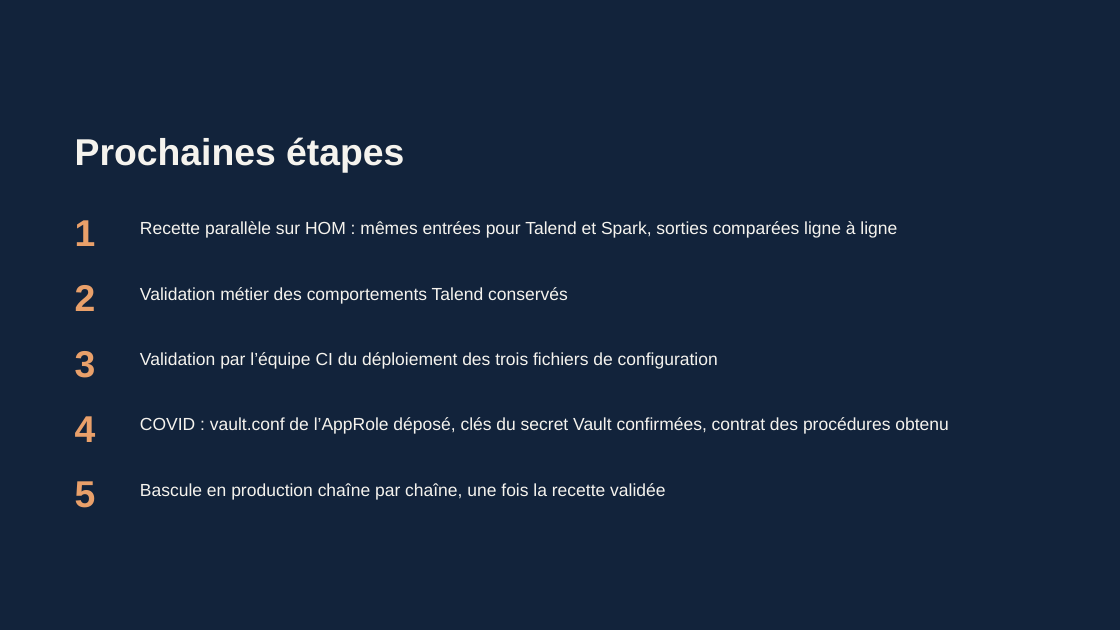
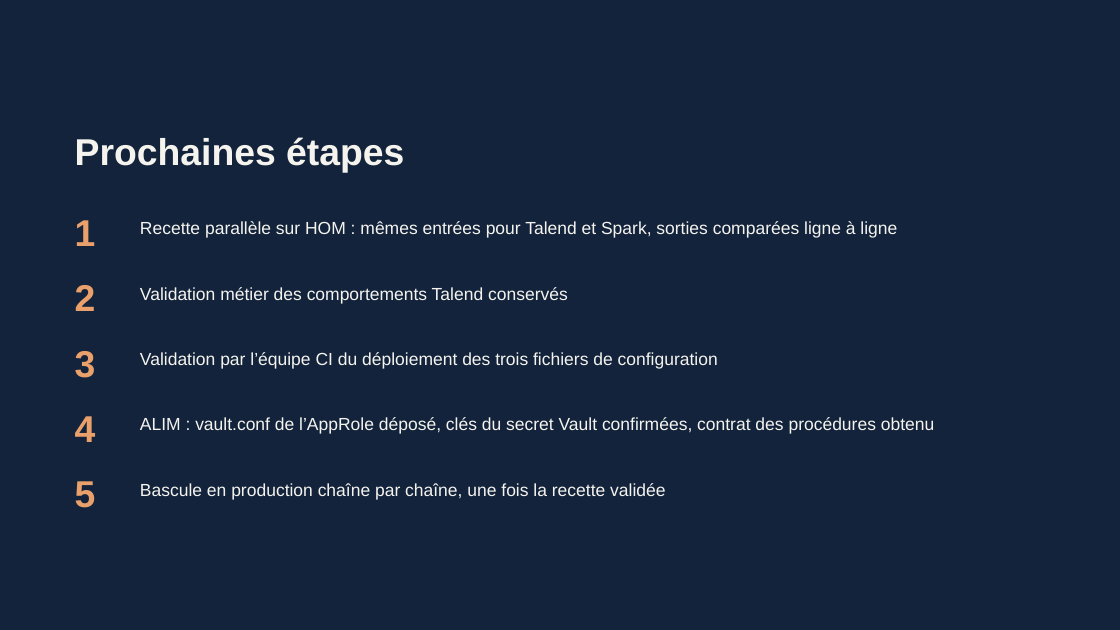
Before and after one commit to mlamouchi001/REO_SCALA, a slide deck: slide 24 of docs/Presentation_BSY_REO.pptx. Drawn at 1120x630 pixels with LibreOffice and Linux fonts; fonts in the diff are those of the drawing. Boxes give left, top, right and bottom in pixels: in the first picture for what was removed or moved away, otherwise in the second. Text is boxed around its words. In the diff, an @@ line names an element or a change of style, - is before the commit and + after.

Commit message:
Suppression du mot Covid : chaine renommee ALIM dans le code, les fichiers et la documentation
- classes, fichiers et tests : Covid -> Alim (AlimReoRunner, FetchSourceAlimReo, MainMapperAlim*, ViewsAlimReo...)
- bin/run_reo.sh : chaine alim (au lieu de covid)
- conf/reo_alim.conf : cles ALIM_RUBRIQUE, ALIM_DIM_SUPERVISION, ALIM_DIM_CONVERSION
- docs : ANALYSE_TALEND_ALIM_REO.md, presentation regeneree

```diff
--- a/docs/Presentation_BSY_REO.pptx
+++ b/docs/Presentation_BSY_REO.pptx
@@ text at bbox=[140, 417, 934, 434]: text changed @@
-COVID : vault.conf de l’AppRole déposé, clés du secret Vault confirmées, contrat des procédures obtenu
+ALIM : vault.conf de l’AppRole déposé, clés du secret Vault confirmées, contrat des procédures obtenu
```
Also in this commit, not shown: 23 other slides changed, 40 other files.
